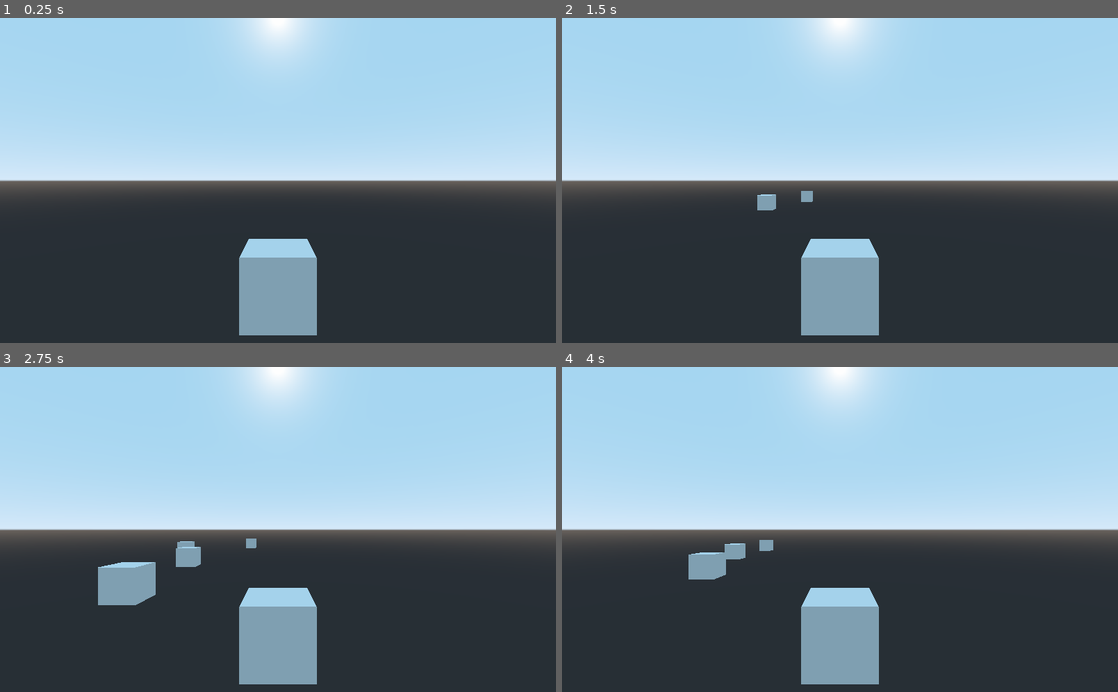
Above: before the commit, frames 1-4 (two rows, left to right).
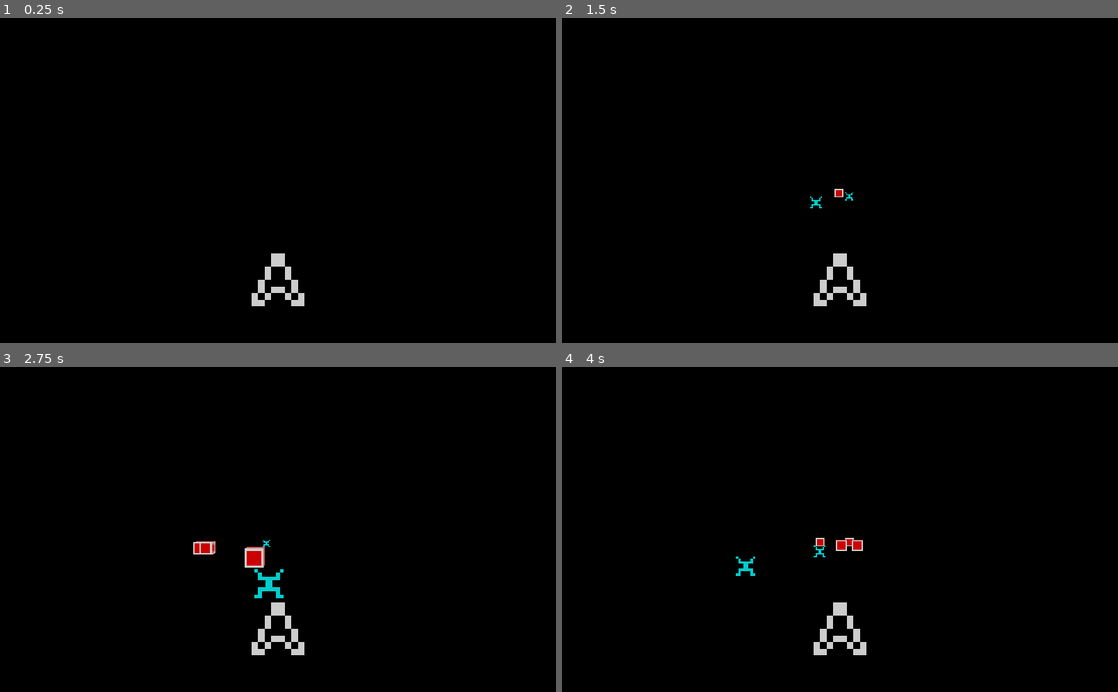
Above: after the commit, the same moments.

Repository: SteveSmith16384/CascadeCassette50_3D
Game: Godot game, scene res://Main.tscn
Same seed, same stepped clock (60 frames per second), same inputs: the game is played once before the commit and once after it.
Inputs:
- Up to frame 1 (0.25 s): no input
- Up to frame 2 (1.5 s): tap Enter at 0.5 s; hold Right 0.53-1.28 s; tap Space at 0.77 s; hold Left from 1.28 s (still down)
- Up to frame 3 (2.75 s): tap Space at 1.52 s; release Left at 2.03 s; hold Right from 2.03 s (still down)
- Up to frame 4 (4 s): tap Space at 3.02, 3.77 s; release Right at 3.53 s; hold Left from 3.53 s (still down)

The runs differ from the first frame. In frame 1, 100% of the frame differs, in the area x 0-100%, y 0-100%; in frame 2, 100%; in frame 3, 100%; in frame 4, 100%.

Commit message:
Basic Voyager almost complete

Diff:
--- /dev/null
+++ b/src/Games/Voyager/Alien1.gd
@@ -0,0 +1,9 @@
+extends Area
+
+func _process(delta):
+	self.translation.z += delta * 25
+
+	if self.translation.z > 5:
+		self.get_parent().remove_child(self)
+		self.queue_free()
+	pass
--- /dev/null
+++ b/src/Games/Voyager/Alien1.tscn
@@ -0,0 +1,17 @@
+[gd_scene load_steps=4 format=2]
+
+[ext_resource path="res://Games/Voyager/Assets/alien1.png" type="Texture" id=1]
+[ext_resource path="res://Games/Voyager/Alien1.gd" type="Script" id=2]
+
+[sub_resource type="BoxShape" id=1]
+
+[node name="Alien1" type="Area" groups=["alien"]]
+script = ExtResource( 2 )
+
+[node name="CollisionShape" type="CollisionShape" parent="."]
+shape = SubResource( 1 )
+
+[node name="Sprite3D" type="Sprite3D" parent="."]
+transform = Transform( 10, 0, 0, 0, 10, 0, 0, 0, 10, 0, 0, 0 )
+billboard = 1
+texture = ExtResource( 1 )
--- /dev/null
+++ b/src/Games/Voyager/Edge.tscn
@@ -0,0 +1,7 @@
+[gd_scene load_steps=2 format=2]
+
+[sub_resource type="CubeMesh" id=2]
+
+[node name="Edge" type="MeshInstance"]
+mesh = SubResource( 2 )
+material/0 = null
--- /dev/null
+++ b/src/Games/Voyager/Ship.gd
@@ -0,0 +1,11 @@
+extends Area
+
+
+func _on_Ship_area_entered(area):
+	if area.is_in_group("wall"):
+		pass
+	elif area.is_in_group("alien"):
+		area.queue_free()
+		pass
+
+	pass
--- a/src/Games/Voyager/Ship.tscn
+++ b/src/Games/Voyager/Ship.tscn
@@ -1,14 +1,18 @@
-[gd_scene load_steps=3 format=2]
+[gd_scene load_steps=4 format=2]
+
+[ext_resource path="res://Games/Voyager/Ship.gd" type="Script" id=1]
+[ext_resource path="res://Games/Voyager/Assets/ship.png" type="Texture" id=2]
 
 [sub_resource type="BoxShape" id=1]
 
-[sub_resource type="CubeMesh" id=2]
-
 [node name="Ship" type="Area"]
+script = ExtResource( 1 )
 
 [node name="CollisionShape" type="CollisionShape" parent="."]
 shape = SubResource( 1 )
 
-[node name="MeshInstance" type="MeshInstance" parent="."]
-mesh = SubResource( 2 )
-material/0 = null
+[node name="Sprite3D" type="Sprite3D" parent="."]
+transform = Transform( 10, 0, 0, 0, 10, 0, 0, 0, 10, 0, 0, 0 )
+texture = ExtResource( 2 )
+
+[connection signal="area_entered" from="." to="." method="_on_Ship_area_entered"]
--- a/src/Games/Voyager/Voyager.gd
+++ b/src/Games/Voyager/Voyager.gd
@@ -2,7 +2,9 @@
 
 const PLAYER_SPEED = 15
 
-var wall_cls = preload("res://Games/Voyager/Wall.tscn")
+const wall_cls = preload("res://Games/Voyager/Wall.tscn")
+const alien1_cls = preload("res://Games/Voyager/Alien1.tscn")
+
 
 func _ready():
 	pass
@@ -11,8 +13,12 @@
 func _process(delta):
 	if Input.is_key_pressed(KEY_LEFT):
 		$Ship.translation.x -= delta * PLAYER_SPEED
+#		if $Ship.translation.x < -5:
+#			$Ship.translation.x = -5
 	elif Input.is_key_pressed(KEY_RIGHT):
 		$Ship.translation.x += delta * PLAYER_SPEED
+#		if $Ship.translation.x > 5:
+#			$Ship.translation.x = 5
 
 	$Camera.translation = $Ship.translation
 	$Camera.translation.y += 3
@@ -21,8 +27,25 @@
 
 
 func _on_Timer_Wall_timeout():
+	if Globals.rnd.randi_range(1, 4) == 1:
+		create_alien1()
+	else:
+		create_wall()
+		create_wall()
+	pass
+
+
+func create_wall():
 	var wall = wall_cls.instance()
-	wall.translation.x = Globals.rnd.randf_range(-5, 5)
+	wall.translation.x = int($Ship.translation.x + Globals.rnd.randi_range(-5, 5))
 	wall.translation.z = $Ship.translation.z - 50
 	self.add_child(wall)
 	pass
+
+
+func create_alien1():
+	var wall = alien1_cls.instance()
+	wall.translation.x = int($Ship.translation.x + Globals.rnd.randi_range(-5, 5))
+	wall.translation.z = $Ship.translation.z - 50
+	self.add_child(wall)
+	pass
--- a/src/Games/Voyager/Voyager.tscn
+++ b/src/Games/Voyager/Voyager.tscn
@@ -1,7 +1,8 @@
-[gd_scene load_steps=3 format=2]
+[gd_scene load_steps=4 format=2]
 
 [ext_resource path="res://Games/Voyager/Voyager.gd" type="Script" id=1]
 [ext_resource path="res://Games/Voyager/Ship.tscn" type="PackedScene" id=2]
+[ext_resource path="res://Games/Voyager/Edge.tscn" type="PackedScene" id=3]
 
 [node name="Voyager" type="Spatial"]
 script = ExtResource( 1 )
@@ -10,6 +11,14 @@
 
 [node name="Ship" parent="." instance=ExtResource( 2 )]
 
+[node name="Edge1" parent="." instance=ExtResource( 3 )]
+transform = Transform( 1, 0, 0, 0, 1, 0, 0, 0, 1, -6.5, 0, 0 )
+visible = false
+
+[node name="Edge2" parent="." instance=ExtResource( 3 )]
+transform = Transform( 1, 0, 0, 0, 1, 0, 0, 0, 1, 6.5, 0, 0 )
+visible = false
+
 [node name="Timer_Wall" type="Timer" parent="."]
 wait_time = 0.5
 autostart = true
--- a/src/Games/Voyager/Wall.tscn
+++ b/src/Games/Voyager/Wall.tscn
@@ -1,12 +1,17 @@
-[gd_scene load_steps=4 format=2]
+[gd_scene load_steps=6 format=2]
 
 [ext_resource path="res://Games/Voyager/Wall.gd" type="Script" id=1]
+[ext_resource path="res://Games/Voyager/Assets/wall.png" type="Texture" id=2]
 
 [sub_resource type="BoxShape" id=1]
 
 [sub_resource type="CubeMesh" id=2]
 
-[node name="Wall" type="Area"]
+[sub_resource type="SpatialMaterial" id=3]
+albedo_texture = ExtResource( 2 )
+uv1_scale = Vector3( 3, 2, 4 )
+
+[node name="Wall" type="Area" groups=["wall"]]
 script = ExtResource( 1 )
 
 [node name="CollisionShape" type="CollisionShape" parent="."]
@@ -14,4 +19,4 @@
 
 [node name="MeshInstance" type="MeshInstance" parent="."]
 mesh = SubResource( 2 )
-material/0 = null
+material/0 = SubResource( 3 )
--- a/src/Main.gd
+++ b/src/Main.gd
@@ -1,11 +1,11 @@
 extends Spatial
 
 func _ready():
+	#var game = preload("res://Games/TenPins/TenPins.tscn")
+	var game = preload("res://Games/Voyager/Voyager.tscn")
+	self.add_child(game.instance())
 	pass
 
 
 func _process(delta):
-	#var game = preload("res://Games/TenPins/TenPins.tscn")
-	var game = preload("res://Games/Voyager/Voyager.tscn")
-	get_tree().change_scene_to(game)
 	pass
Binary file added: src/Games/Voyager/Assets/alien1.png
Not shown, added: src/Games/Voyager/Assets/alien1.png.import
Binary file added: src/Games/Voyager/Assets/ship.png
Not shown, added: src/Games/Voyager/Assets/ship.png.import
Binary file added: src/Games/Voyager/Assets/wall.png
Not shown, added: src/Games/Voyager/Assets/wall.png.import
